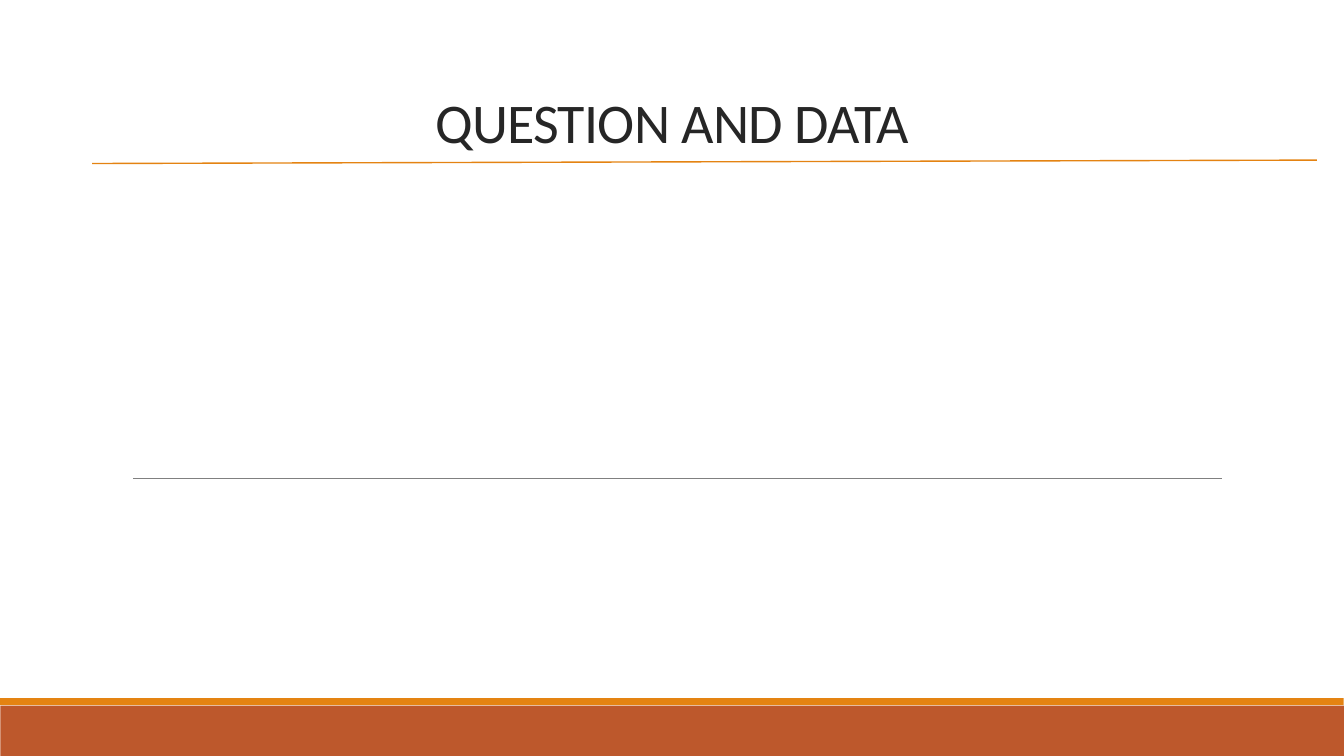
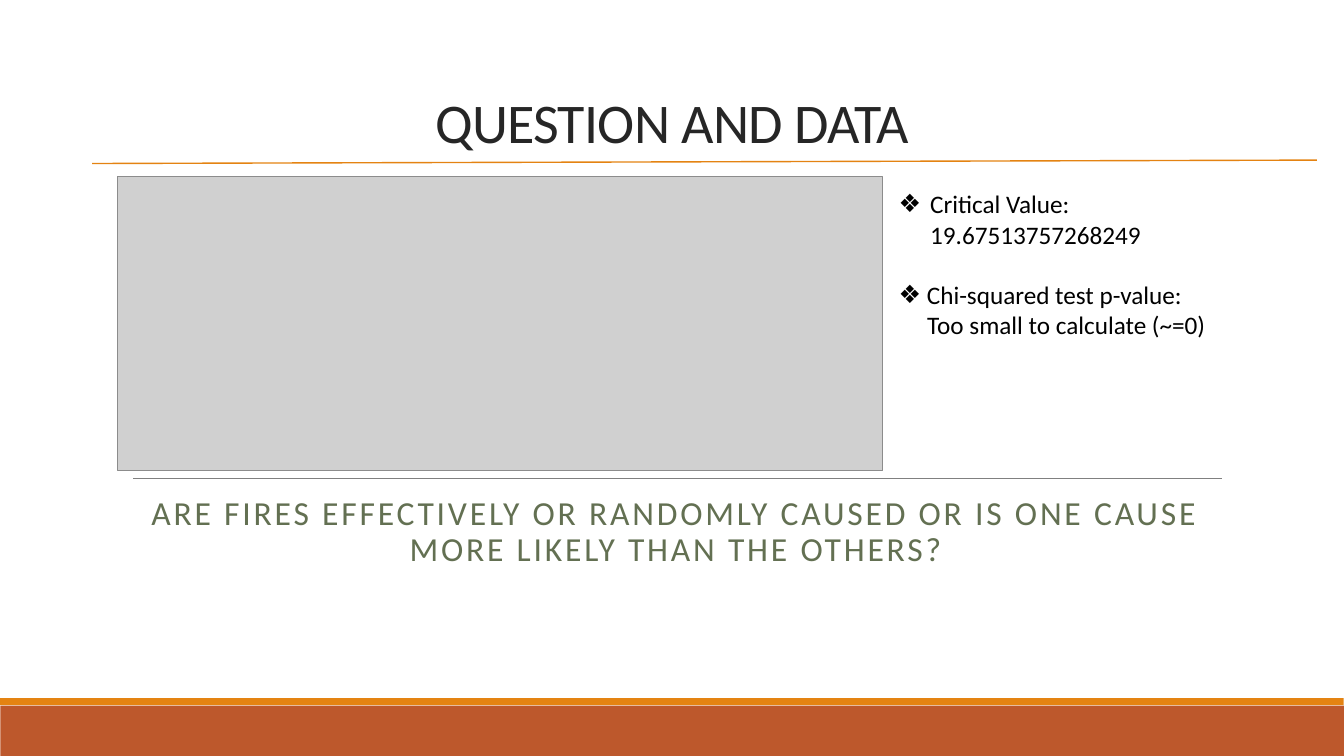
Before and after one commit to mturnell001/Project-1, a slide deck: slide 9 of US Wildfire presentation.pptx (slide 6 before the commit). Drawn at 1344x756 pixels with LibreOffice and Linux fonts; fonts in the diff are those of the drawing; grey boxes stand for pictures. Boxes give left, top, right and bottom in pixels: in the first picture for what was removed or moved away, otherwise in the second. Text is boxed around its words. In the diff, an @@ line names an element or a change of style, - is before the commit and + after.

```diff
--- a/US Wildfire presentation.pptx
+++ b/US Wildfire presentation.pptx
@@ picture added at (118,177,883,472) @@
@@ text added at (927,195,1205,338), 18 pt, text #000000 @@
+❖ Critical Value: 19.67513757268249
+❖ Chi-squared test p-value:
+Too small to calculate (~=0)
@@ subtitle added at (151,503,1195,561), 24 pt, text #637052 @@
+ARE FIRES EFFECTIVELY OR RANDOMLY CAUSED OR IS ONE CAUSE MORE LIKELY THAN THE OTHERS?
```
Also in this commit, not shown: 6 other slides changed, 3 slides added, 2 slides removed.
